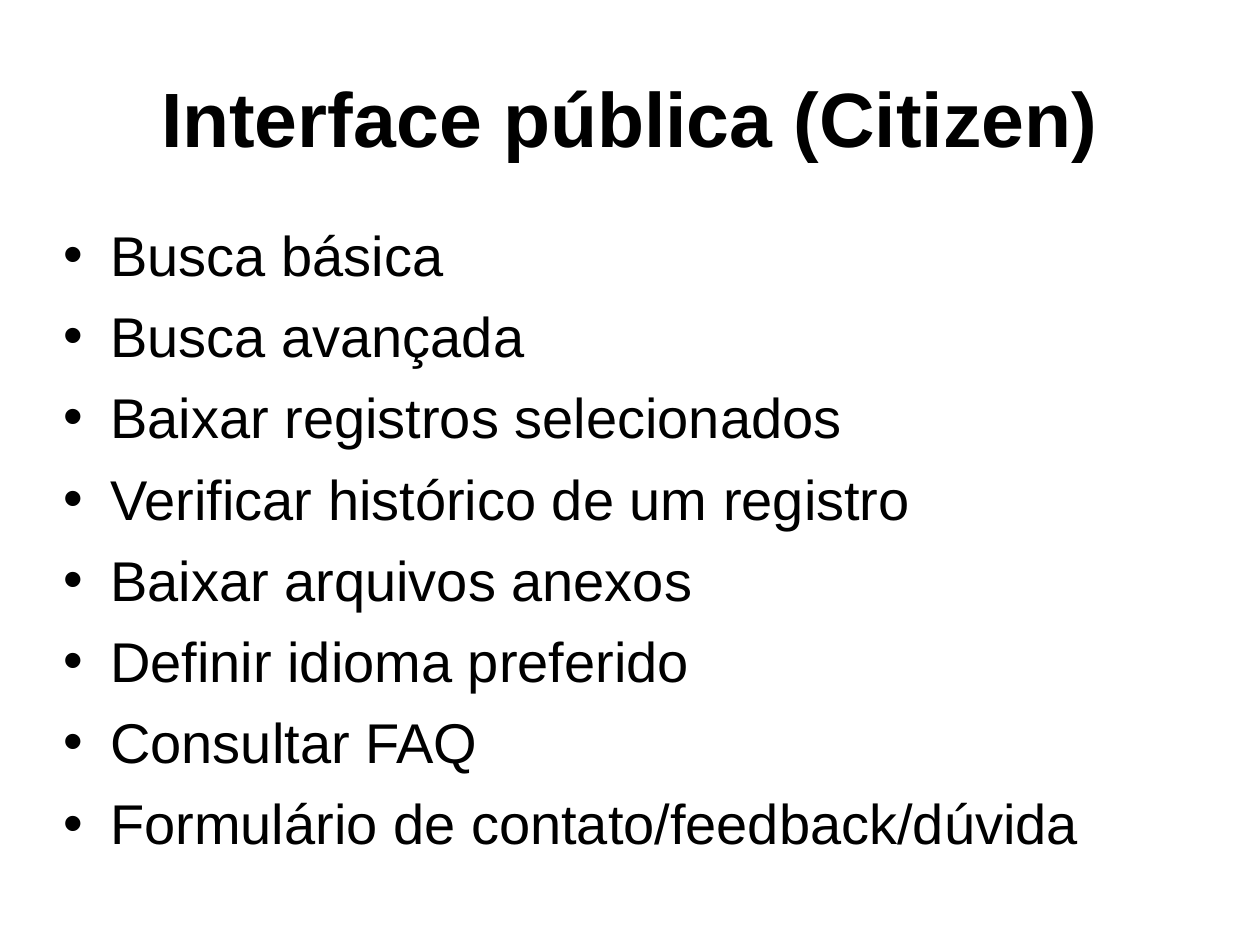
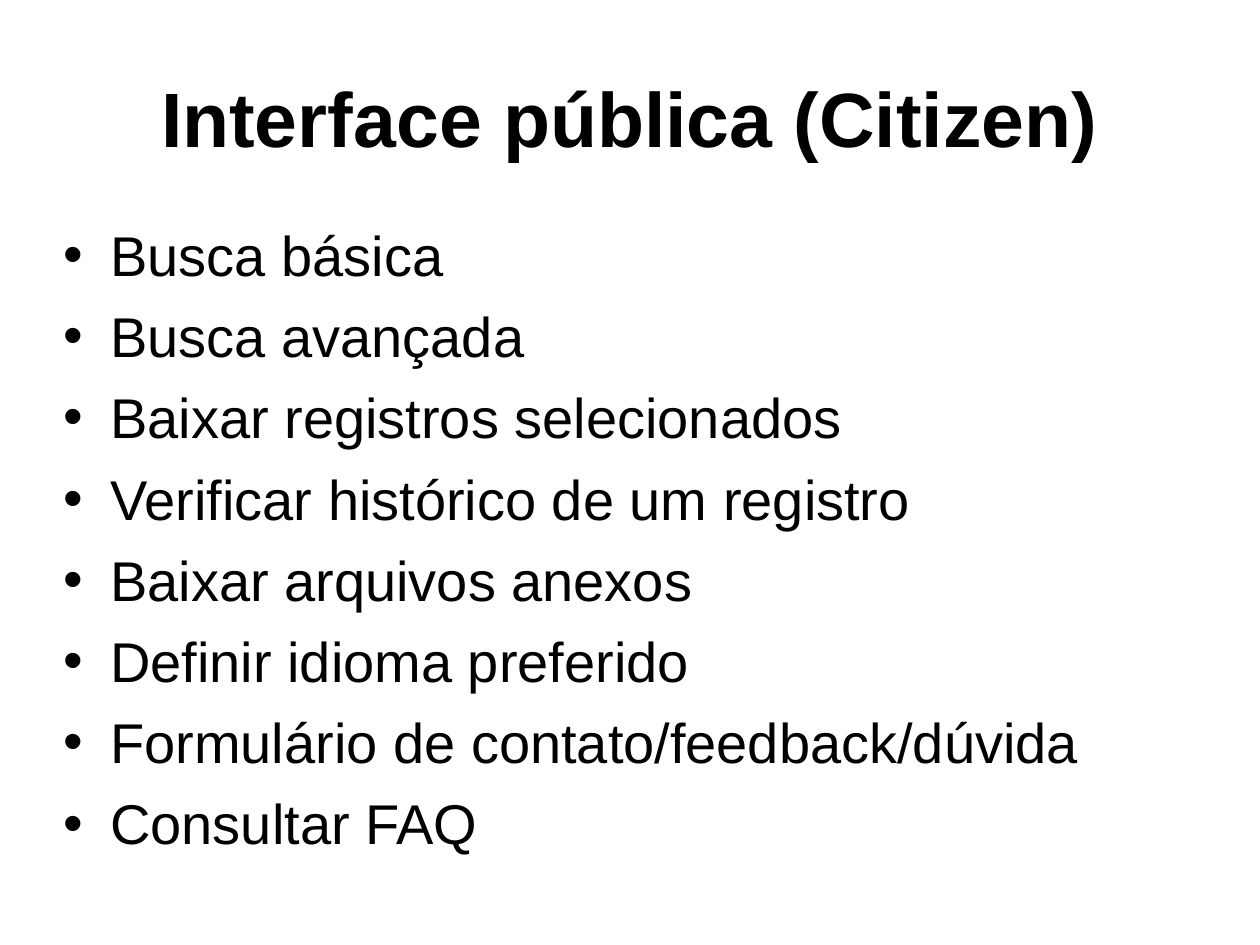
Before and after one commit to bireme/opentrials, a slide deck: slide 9 of docs/fiocruz-2009-11.odp. Drawn at 1260x945 pixels with LibreOffice and Linux fonts; fonts in the diff are those of the drawing; background and template pictures are left out. Boxes give left, top, right and bottom in pixels: in the first picture for what was removed or moved away, otherwise in the second. Text is boxed around its words. In the diff, an @@ line names an element or a change of style, - is before the commit and + after.

```diff
--- a/docs/fiocruz-2009-11.odp
+++ b/docs/fiocruz-2009-11.odp
@@ text at bbox=[110, 721, 1078, 764]: paragraph added @@
+• Formulário de contato/feedback/dúvida
@@ text at bbox=[110, 802, 1078, 845]: paragraph removed @@
-• Formulário de contato/feedback/dúvida
```
Also in this commit, not shown: 5 other slides changed, 4 other files.
